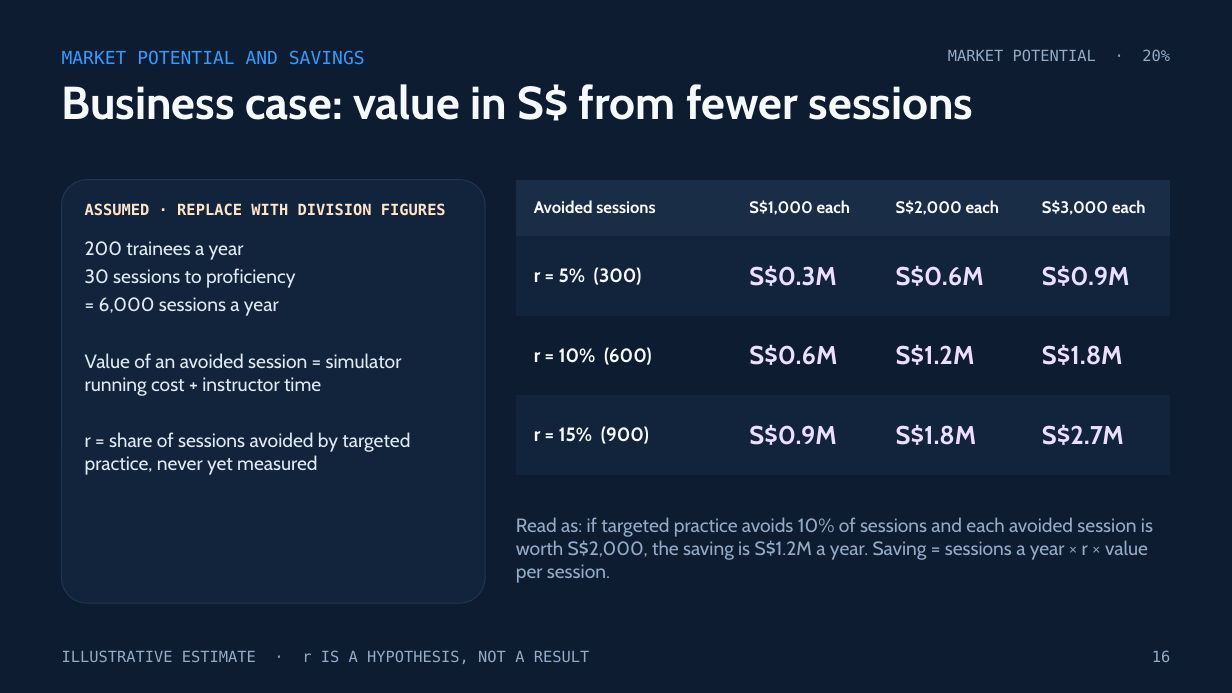
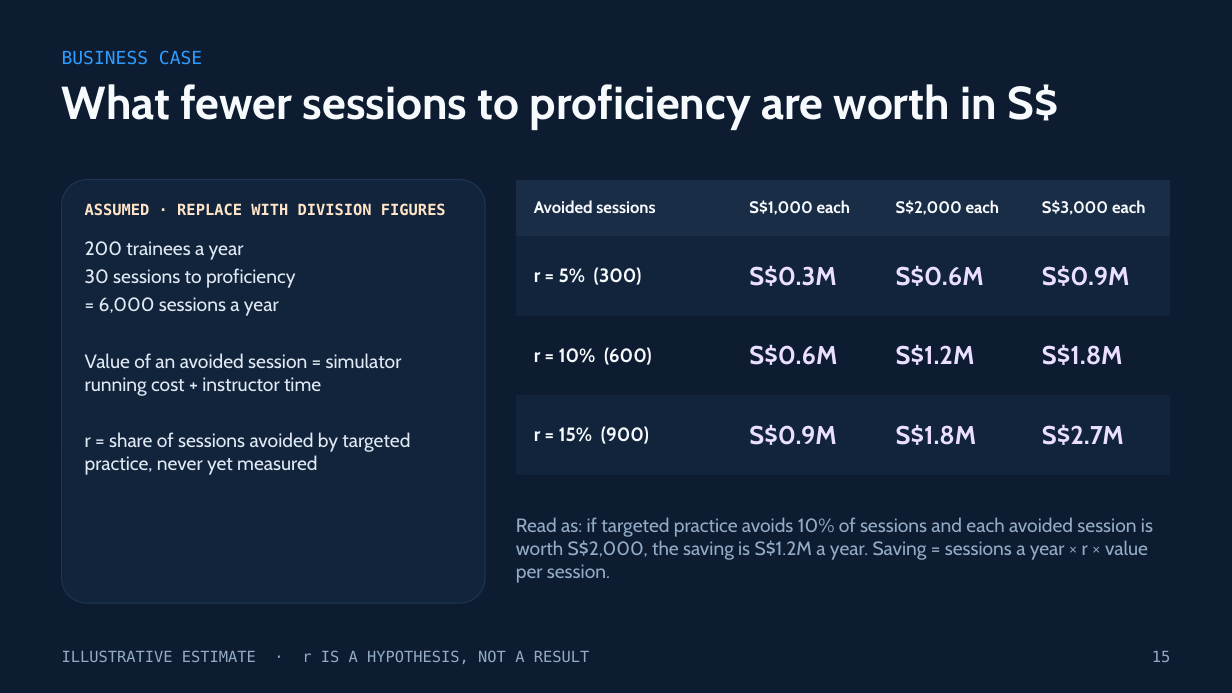
Before and after one commit to buttception/T-S_Hackathon26, a slide deck: slide 15 of cgf-demo/docs/pitch/Adaptive-CGF-Trainer.pptx (slide 16 before the commit). Drawn at 1232x693 pixels with LibreOffice and Linux fonts; fonts in the diff are those of the drawing. Boxes give left, top, right and bottom in pixels: in the first picture for what was removed or moved away, otherwise in the second. Text is boxed around its words. In the diff, an @@ line names an element or a change of style, - is before the commit and + after.

```diff
--- a/cgf-demo/docs/pitch/Adaptive-CGF-Trainer.pptx
+++ b/cgf-demo/docs/pitch/Adaptive-CGF-Trainer.pptx
@@ text at <box>62,50,202,65</box>: text changed @@
-MARKET POTENTIAL AND SAVINGS
+BUSINESS CASE
@@ text removed at <box>948,49,1170,61</box> @@
-MARKET POTENTIAL · 20%
@@ title at <box>62,84,1058,130</box>: text changed @@
-Business case: value in S$ from fewer sessions
+What fewer sessions to proficiency are worth in S$
@@ text at <box>1152,651,1170,662</box>: text changed @@
-16
+15
```
Also in this commit, not shown: 13 other slides changed, 1 slide removed, 2 other files.
